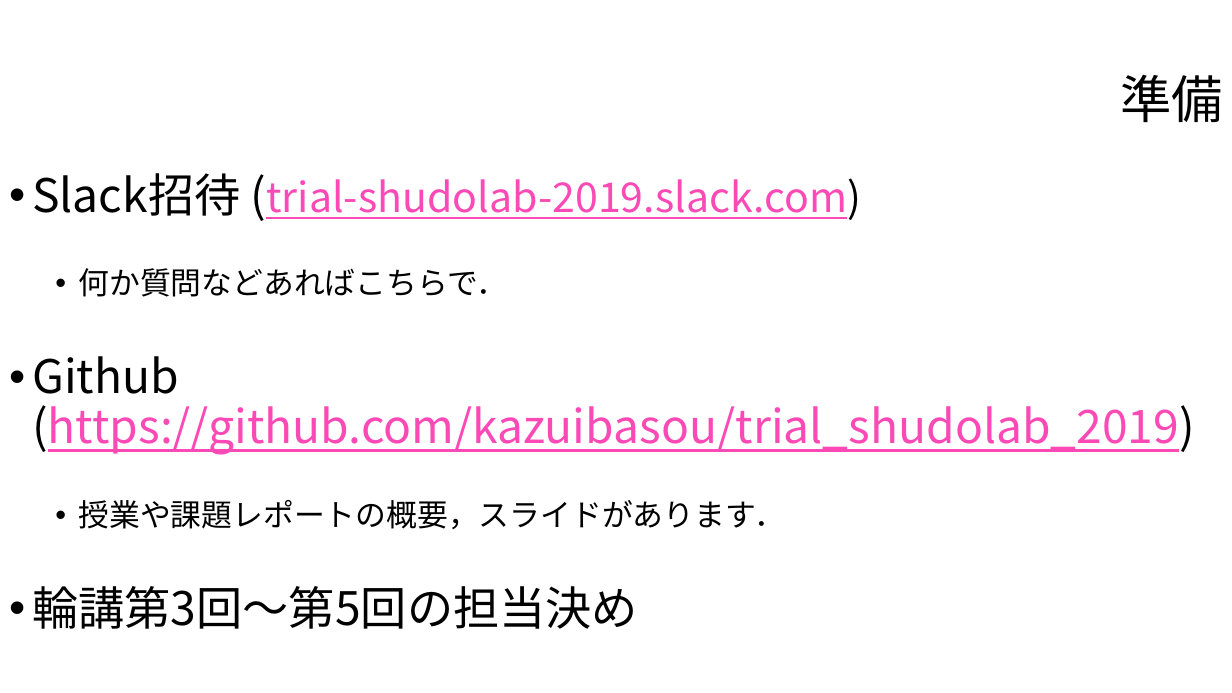
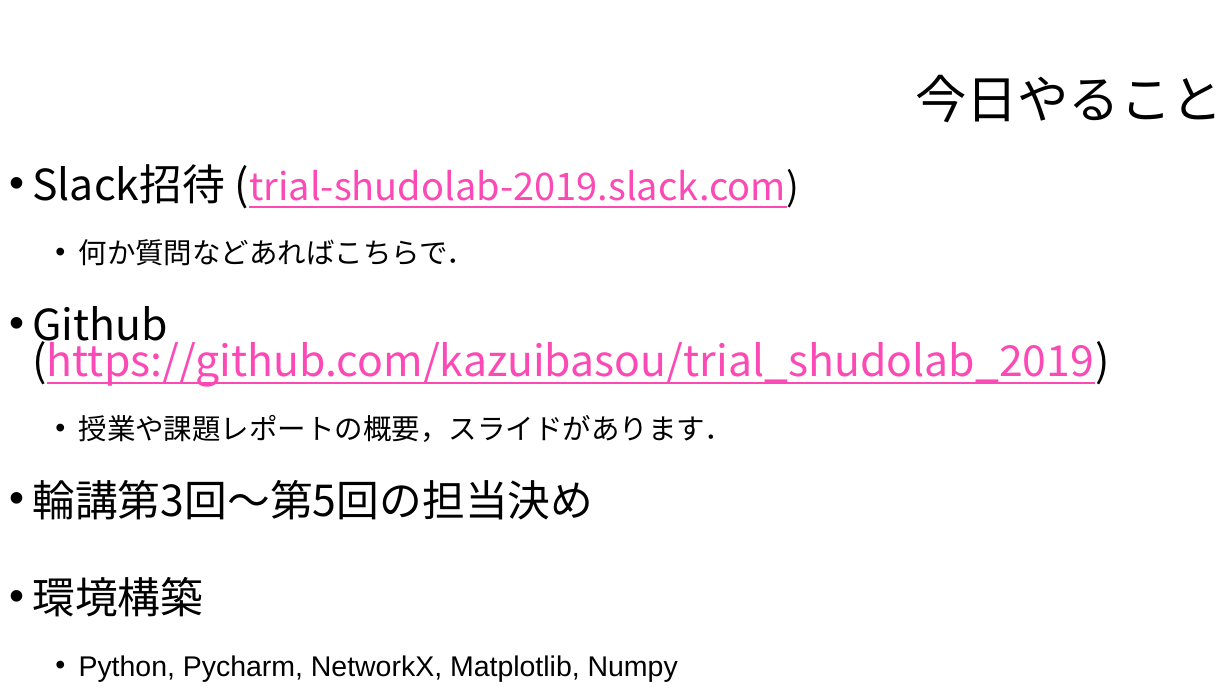
Before and after one commit to hiragaatsuya/trial_shudolab_2019, a slide deck: slide 12 of 第1回スライド.pptx (slide 15 before the commit). Drawn at 1232x693 pixels with LibreOffice and Linux fonts; fonts in the diff are those of the drawing; background and template pictures are left out. Boxes give left, top, right and bottom in pixels: in the first picture for what was removed or moved away, otherwise in the second. Text is boxed around its words. In the diff, an @@ line names an element or a change of style, - is before the commit and + after.

```diff
--- a/第1回スライド.pptx
+++ b/第1回スライド.pptx
@@ title at <box>915,74,1223,123</box>: text changed @@
-準備
+今日やること
@@ text at <box>32,164,1109,520</box>: size 36 to 33.3 pt in "Slack招待 (trial-shudolab-2019.slack.com)", "Github (https://github.com/kazuibasou/trial_shudolab_2019)", "輪講第3回〜第5回の担当決め"; size 32 to 29.6 pt in "(trial-shudolab-2019.slack.com)"; size 24 to 22.2 pt in "何か質問などあればこちらで．", "授業や課題レポートの概要，スライドがあります．"; line spacing 0.9 to 0.7 @@
@@ text at <box>32,577,678,682</box>: paragraphs added @@
+• 環境構築
+  • Python, Pycharm, NetworkX, Matplotlib, Numpy
```
Also in this commit, not shown: 6 other slides changed, 2 slides added, 5 slides removed, 2 other files.
